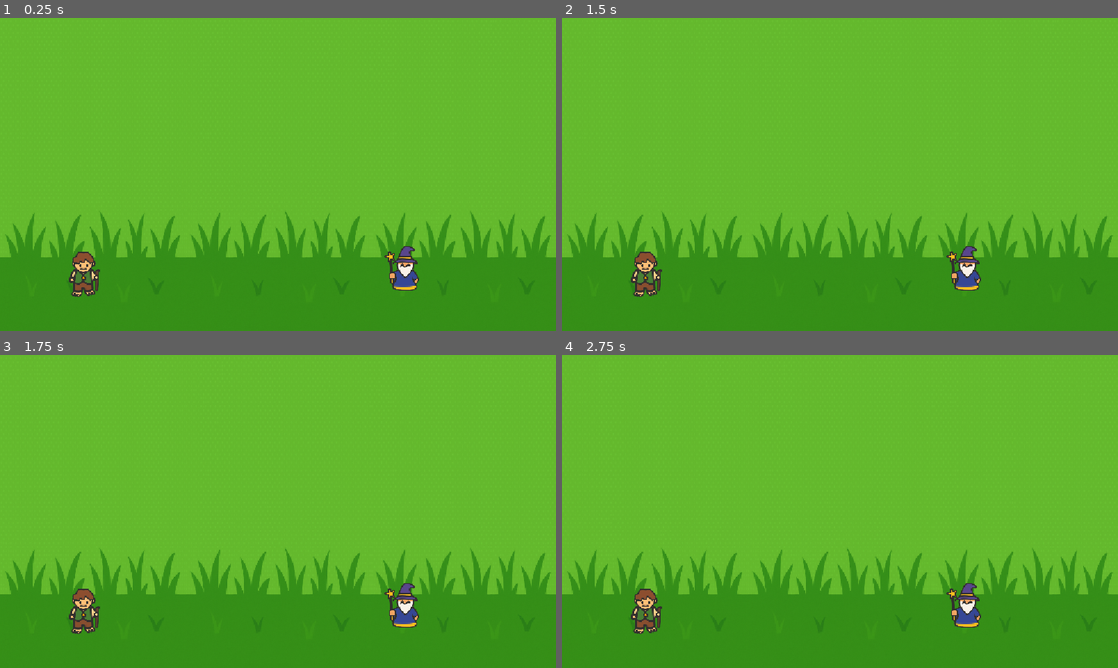
Above: before the commit, frames 1-4 (two rows, left to right).
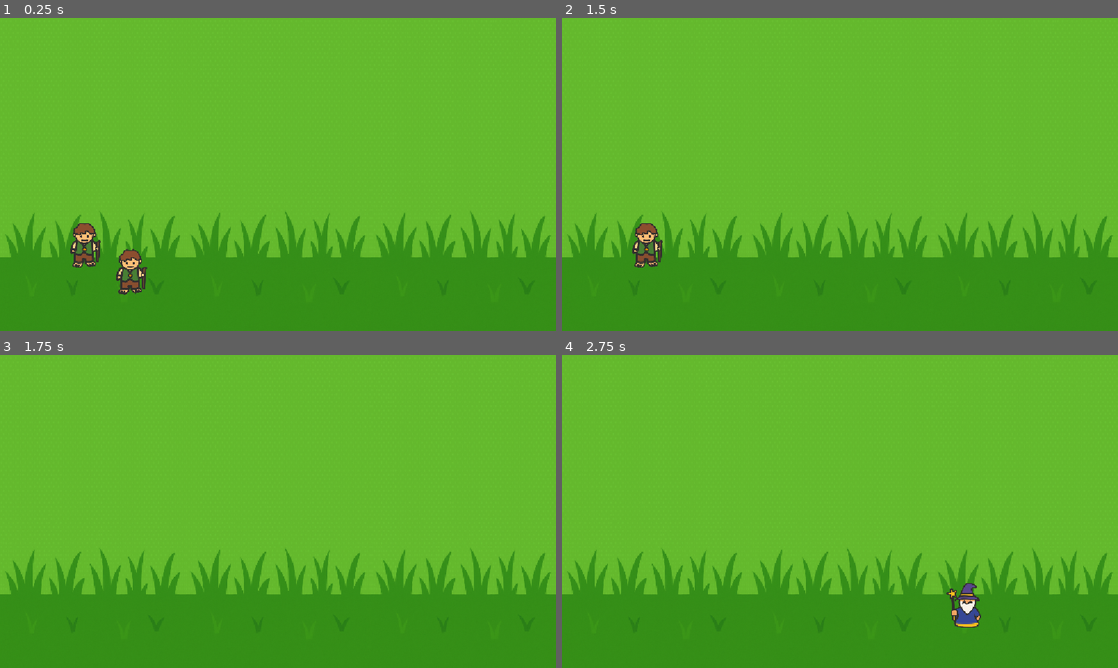
Above: after the commit, the same moments.

Repository: filipeAugusto99/FoudationsGodot
Game: Godot game, scene res://Scenes/World/World.tscn
Two runs of this game, one before a commit and one after it. Both use one fixed random seed, a clock stepped at 60 frames per second and the inputs below.
Inputs:
- Up to frame 1 (0.25 s): no input
- Up to frame 2 (1.5 s): tap Enter at 0.5 s; tap Space at 1.25 s
- Up to frame 3 (1.75 s): no input
- Up to frame 4 (2.75 s): tap Enter at 2 s

The runs differ from the first frame. In frame 1, 2.1% of the frame differs, in the area x 12-76%, y 65-90%; in frame 2, 1.5%; in frame 3, 1.2%; in frame 4, 0.6%.

Commit message:
Signals PT 1

Diff:
--- a/essencials/Scenes/Hobbit/Hobbit.gd
+++ b/essencials/Scenes/Hobbit/Hobbit.gd
@@ -4,7 +4,12 @@
 extends Node2D
 
 
+@export  var hide_time: float = 2.0
+
+
 @onready var sprite_2d: Sprite2D = $Sprite2D
+@onready var hide_timer: Timer = $HideTimer
+
 
 
 var p_frames: int = 0
@@ -20,18 +25,24 @@
 
 
 func _exit_tree() -> void:
-	print("_exit_tree: %s %s" % [get_instance_id(), name])
-
+	#print("_exit_tree: %s %s" % [get_instance_id(), name])
+	pass
 
 func _ready() -> void:
-	print("_ready: %s %s" % [get_instance_id(), name])
+	#print("_ready: %s %s" % [get_instance_id(), name])
+	hide_timer.start(hide_time)
+	pass
 
 
 func _process(delta: float) -> void:
-	p_frames += 1
-	print("_process %d" % p_frames)
+	#p_frames += 1
+	pass
 
 
 func _physics_process(delta: float) -> void:
-	ph_frames += 1
-	print("_physics_process %d" % ph_frames)
+	#ph_frames += 1
+	pass
+
+
+func _on_timer_timeout() -> void:
+	hide()
--- a/essencials/Scenes/Hobbit/Hobbit.tscn
+++ b/essencials/Scenes/Hobbit/Hobbit.tscn
@@ -9,3 +9,9 @@
 [node name="Sprite2D" type="Sprite2D" parent="." unique_id=1573902854]
 scale = Vector2(0.5, 0.5)
 texture = ExtResource("1_y5jml")
+
+[node name="HideTimer" type="Timer" parent="." unique_id=104780110]
+wait_time = 2.0
+one_shot = true
+
+[connection signal="timeout" from="HideTimer" to="." method="_on_timer_timeout"]
--- a/essencials/Scenes/Wizard/Wizard.gd
+++ b/essencials/Scenes/Wizard/Wizard.gd
@@ -4,5 +4,21 @@
 extends Node2D
 
 
+@onready var reveal_timer: Timer = $RevealTimer
+
+
+#var _elapsed: float = 0.0
+
+
+func _ready() -> void:
+	hide()
+
+
 func _process(delta: float) -> void:
+	#_elapsed += delta
 	pass
+
+
+
+func _on_reveal_timer_timeout() -> void:
+	show()
--- a/essencials/Scenes/Wizard/Wizard.tscn
+++ b/essencials/Scenes/Wizard/Wizard.tscn
@@ -9,3 +9,10 @@
 [node name="Sprite2D" type="Sprite2D" parent="." unique_id=63557375]
 scale = Vector2(0.5, 0.5)
 texture = ExtResource("1_ui2fd")
+
+[node name="RevealTimer" type="Timer" parent="." unique_id=849274721]
+wait_time = 2.0
+one_shot = true
+autostart = true
+
+[connection signal="timeout" from="RevealTimer" to="." method="_on_reveal_timer_timeout"]
--- a/essencials/Scenes/World/World.tscn
+++ b/essencials/Scenes/World/World.tscn
@@ -11,7 +11,12 @@
 centered = false
 
 [node name="Hobbit" parent="." unique_id=934708114 instance=ExtResource("2_xf6vi")]
-position = Vector2(175, 531)
+position = Vector2(177, 471)
+hide_time = 1.5
+
+[node name="Hobbit2" parent="." unique_id=804109696 instance=ExtResource("2_xf6vi")]
+position = Vector2(272, 526)
+hide_time = 1.0
 
 [node name="Wizard" parent="." unique_id=2124784778 instance=ExtResource("3_ouhkt")]
 position = Vector2(832, 518)
